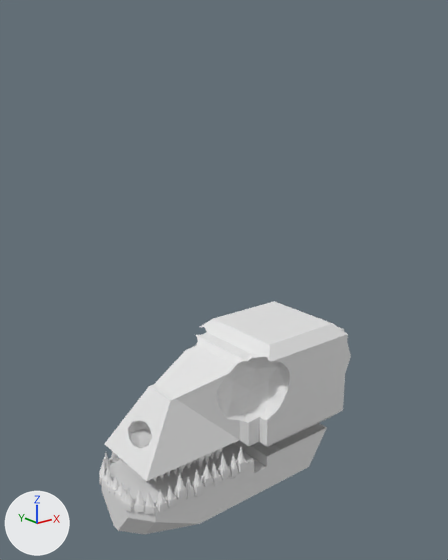
The Blender file CatDeity.blend: old version first, new version second.
One viewpoint serves both versions: a 50 mm camera at (-20.9, -26.8, 20.9) aimed at (-3.2, -4.6, 12.1). Lighting does not change. The marker at lower left points along +X, +Y and +Z. The older version comes first.

Names of what the first picture shows: 'Lower Skull', 'Upper Skull'.
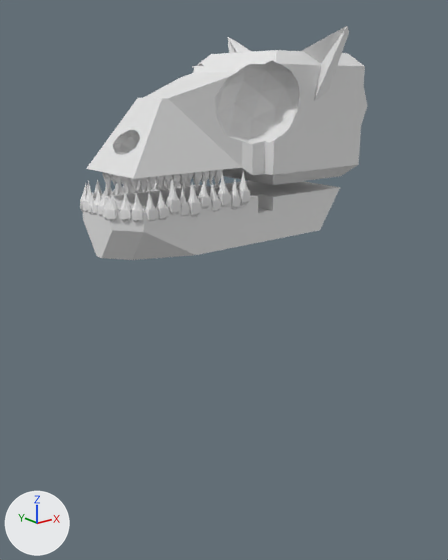
What differs and where, as boxes (x1, y1, x2, y2) in the pictures (448 x 560 px):
'UpperSkull', added: after (86, 26, 367, 192)
'Lower Skull', moved: before (99, 423, 327, 535); after (80, 171, 340, 260)
'Upper Skull', deleted: before (105, 301, 351, 482)

Diff of the bpy script that builds the scene:
```diff
--- a/CatDeity.blend.py
+++ b/CatDeity.blend.py
@@ me_cube @@
+me_cube.from_pydata(...)  # 2277 vertices, 2216 faces; spans x -20.4..8.7, y -2.0..5.4, z -6.5..1.4
@@ ob_lower_skull @@
 ob_lower_skull = bpy.data.objects.new('Lower Skull', me_cube_001)
-ob_lower_skull.location = (0.0, -4.63, 5.9)
+ob_lower_skull.location = (0.0, -4.63, 19.02)
 ob_lower_skull.scale = (2.78, 2.78, 2.78)
@@ ob_upper_skull @@
-ob_upper_skull = bpy.data.objects.new('Upper Skull', me_cube_056)
-ob_upper_skull.location = (-6.55, -6.13, 4.47)
-ob_upper_skull.rotation_euler = (3.142, -0.0646, -0.0295)  # degrees (180, -3.7, -1.7)
-ob_upper_skull.scale = (0.167, 0.167, 0.165)
@@ ob_upperskull @@
+ob_upperskull = bpy.data.objects.new('UpperSkull', me_cube)
+ob_upperskull.location = (0.28, -2.05, 22.01)
+ob_upperskull.rotation_euler = (-1.436, -0.148, -0.187)  # degrees (-82, -8.5, -11)
+ob_upperskull.scale = (0.47, 1.0, 1.0)
```
